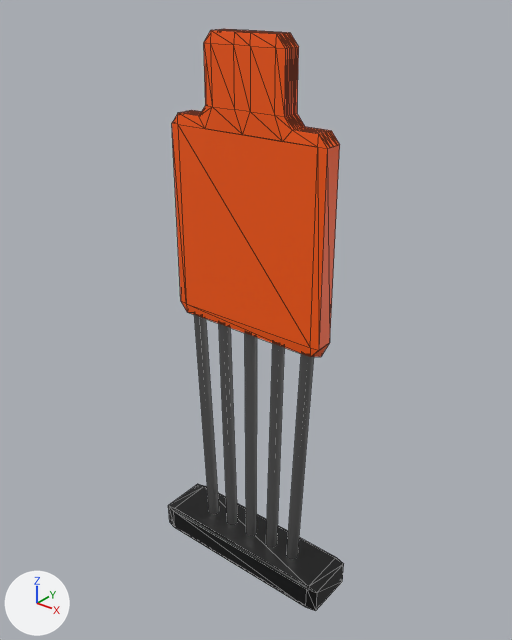
The glTF model mannequin.glb, before and after one commit.
Camera for both pictures: a 50 mm lens placed at (1.375, -1.691, 1.093), pointed at (-0.001, 0.03, 0.026). Lighting does not change. The marker at lower left points along +X, +Y and +Z. Mesh edges are drawn as thin lines. Where no turn or scale is listed for an object, it has been applied to the vertices. Vertices at the same position are counted once.

The older version as bpy lines, for what is in view:
```python
mat_material_003 = principled_material('Material.003')
mat_material_003.base_color = (1.0, 0.104, 0.0)  # orange #ff5b00
me_cube = bpy.data.meshes.new('Cube')
me_cube.from_pydata(...)  # 24 vertices, 44 faces; spans x -0.375..0.375, y -0.1..0.1, z -0.05..0.05
me_cube.materials.append(mat_material)  # black #000000
me_cube_002 = bpy.data.meshes.new('Cube.002')
me_cube_002.from_pydata(...)  # 144 vertices, 284 faces; spans x -0.3..0.3, y -0.035..0.035, z -0.375..0.6
me_cube_002.materials.append(mat_material_003)  # orange #ff5b00
me_cylinder_004 = bpy.data.meshes.new('Cylinder.004')
me_cylinder_004.from_pydata(...)  # 320 vertices, 620 faces; spans x -0.46..0.06, y -0.02..0.02, z -0.5..0.45
me_cylinder_004.materials.append(mat_material_002)  # white #ffffff
ob_cube = bpy.data.objects.new('Cube', me_cube)
ob_cube.location = (0.0, 0.0, -0.95)
ob_cube_001 = bpy.data.objects.new('Cube.001', me_cube_002)
ob_cube_001.location = (0.0, 0.0, 0.35)
ob_cylinder_004 = bpy.data.objects.new('Cylinder.004', me_cylinder_004)
ob_cylinder_004.location = (0.2, 0.0, -0.4)
```
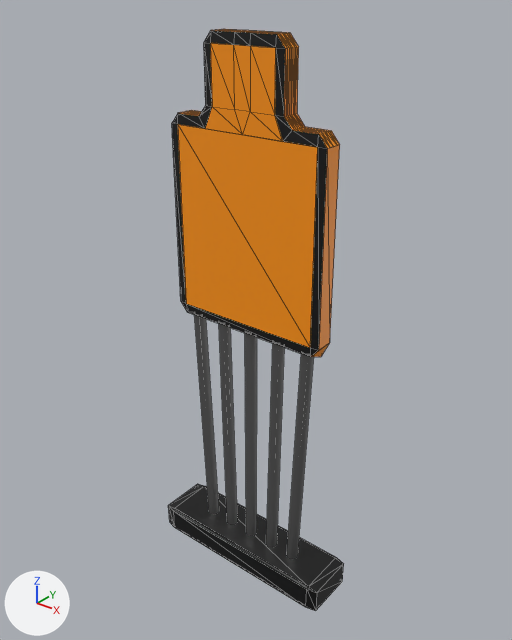
Pixel boxes (x1, y1, x2, y2) of what changed, in the pictures (512 x 640 px; the box of a moved part takes in the faces that stretch with it):
'Cube.001', recoloured, reshaped: (172, 29, 340, 357) in both
part 1 of me_cube_002, moved or reshaped: (181, 301, 307, 356) in both
part 2 of me_cube_002, recoloured (orange to black): (172, 30, 327, 357) in both

The change, as a diff of the scene's bpy script:
```diff
--- a/mannequin.glb.py
+++ b/mannequin.glb.py
@@ mat_material_003 @@
 mat_material_003 = principled_material('Material.003')
-mat_material_003.base_color = (1.0, 0.104, 0.0)  # orange #ff5b00
+mat_material_003.base_color = (1.0, 0.297, 0.0)  # orange #ff9400
@@ mat_material_004 @@
+mat_material_004 = principled_material('Material.004')
+mat_material_004.base_color = (0.0, 0.0, 0.0)  # black #000000
@@ me_cube_002 @@
 me_cube_002.from_pydata(...)  # 144 vertices, 284 faces; spans x -0.3..0.3, y -0.035..0.035, z -0.375..0.6
 # used by ob_cube_001; location = (0.0, 0.0, 0.35)
-me_cube_002.vertices[140].co = (-0.27, -0.032, -0.35)  # pixel (187, 312)
-me_cube_002.vertices[141].co = (-0.27, 0.032, -0.375)
+# me_cube_002 part 1
+me_cube_002.vertices[140].co = (-0.27, 0.032, -0.375)
+me_cube_002.vertices[141].co = (-0.27, -0.032, -0.35)  # pixel (187, 312)
+# me_cube_002 part 2: 55 faces spanning x -0.3..0.3, y -0.035..0.035, z -0.375..0.6 switch from mat_material_003 (orange #ff5b00) to mat_material_004 (black #000000)
```
